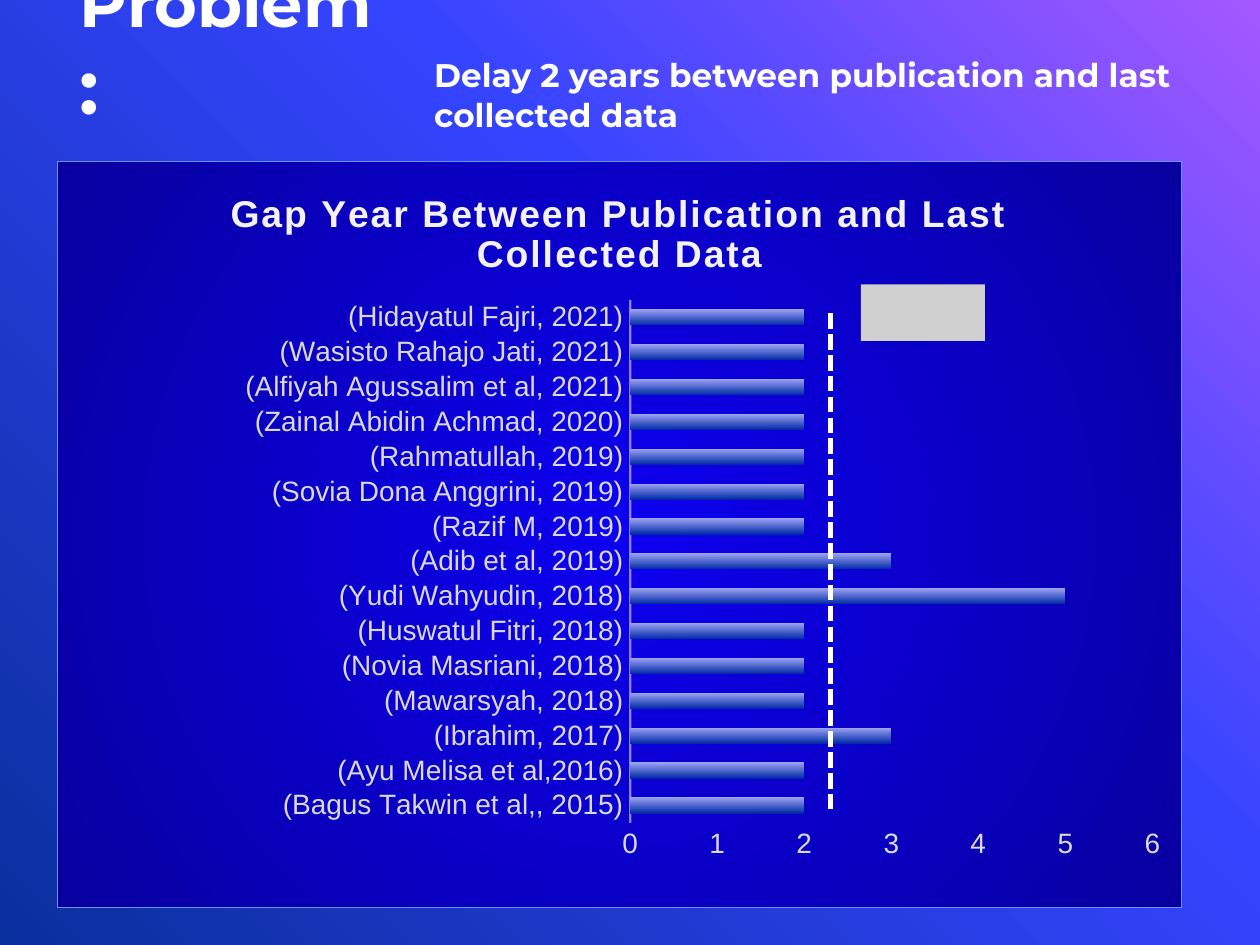
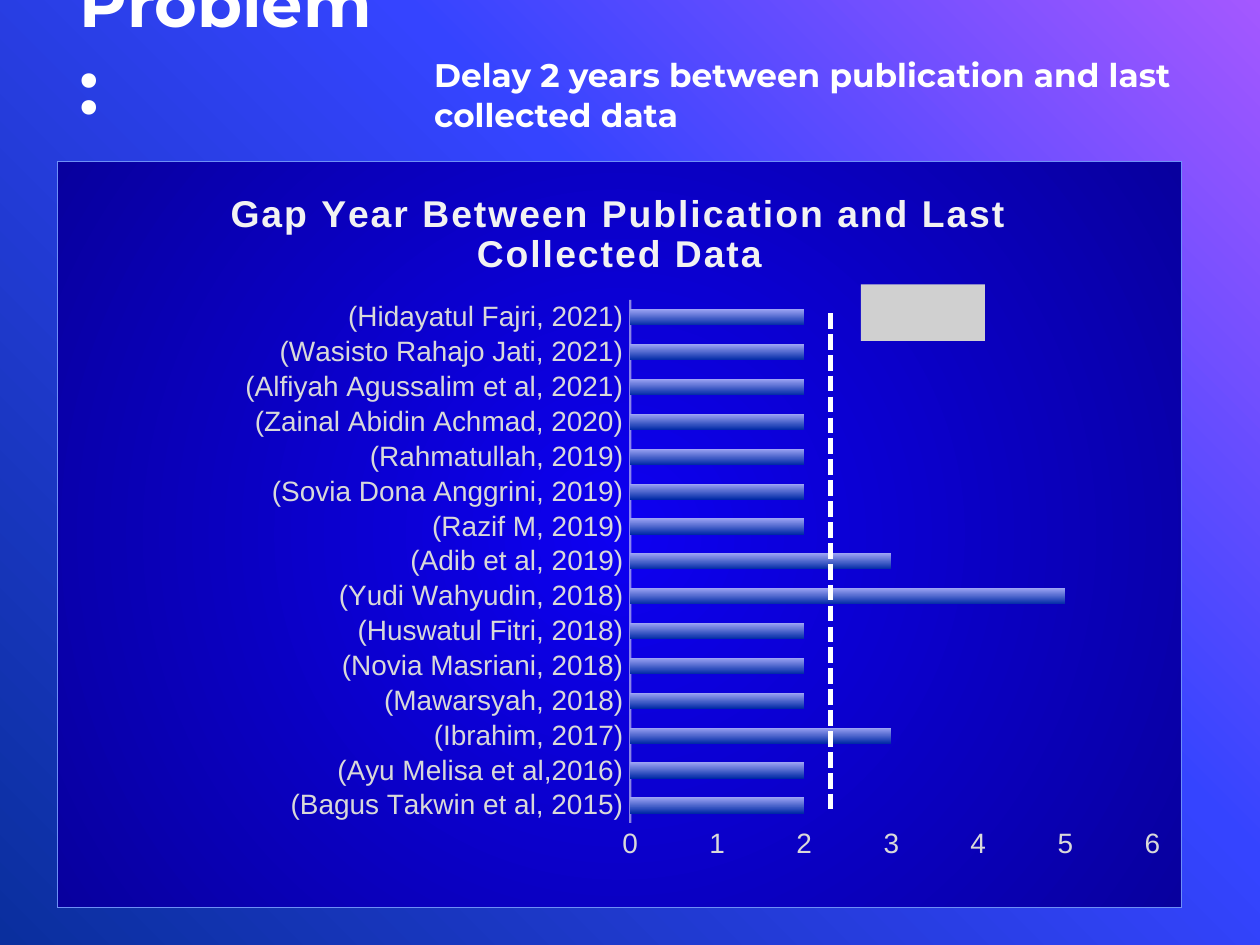
Before and after one commit to novanurviana/catatanbimbingan, a slide deck: slide 3 of bab 1.pptx. Drawn at 1260x945 pixels with LibreOffice and Linux fonts; fonts in the diff are those of the drawing; grey boxes stand for pictures; background and template pictures are left out. Boxes give left, top, right and bottom in pixels: in the first picture for what was removed or moved away, otherwise in the second. Text is boxed around its words. In the diff, an @@ line names an element or a change of style, - is before the commit and + after.

```diff
--- a/bab 1.pptx
+++ b/bab 1.pptx
@@ bar chart at (57,161,1181,907) @@
-categories: (Bagus Takwin et al,, 2015), (Ayu Melisa et al,2016), (Ibrahim, 2017), (Mawarsyah, 2018), (Novia Masriani, 2018), (Huswatul Fitri, 2018), (Yudi Wahyudin, 2018), (Adib et al, 2019), (Razif M, 2019), (Sovia Dona Anggrini, 2019), (Rahmatullah, 2019), (Zainal Abidin Achmad, 2020), (Alfiyah Agussalim et al, 2021), (Wasisto Rahajo Jati, 2021), (Hidayatul Fajri, 2021)
+categories: (Bagus Takwin et al, 2015), (Ayu Melisa et al,2016), (Ibrahim, 2017), (Mawarsyah, 2018), (Novia Masriani, 2018), (Huswatul Fitri, 2018), (Yudi Wahyudin, 2018), (Adib et al, 2019), (Razif M, 2019), (Sovia Dona Anggrini, 2019), (Rahmatullah, 2019), (Zainal Abidin Achmad, 2020), (Alfiyah Agussalim et al, 2021), (Wasisto Rahajo Jati, 2021), (Hidayatul Fajri, 2021)
```
Also in this commit, not shown: 3 other slides changed.
